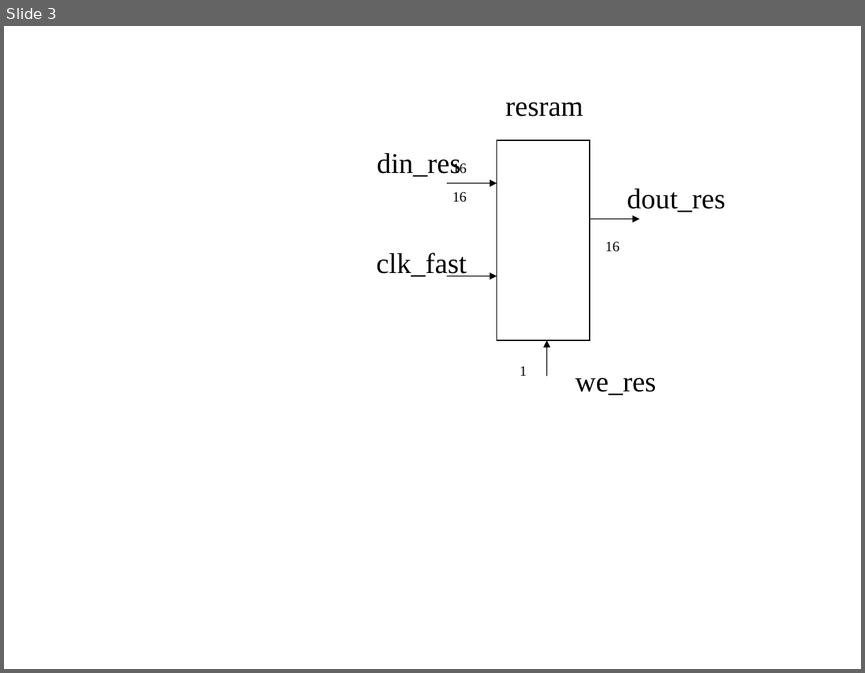
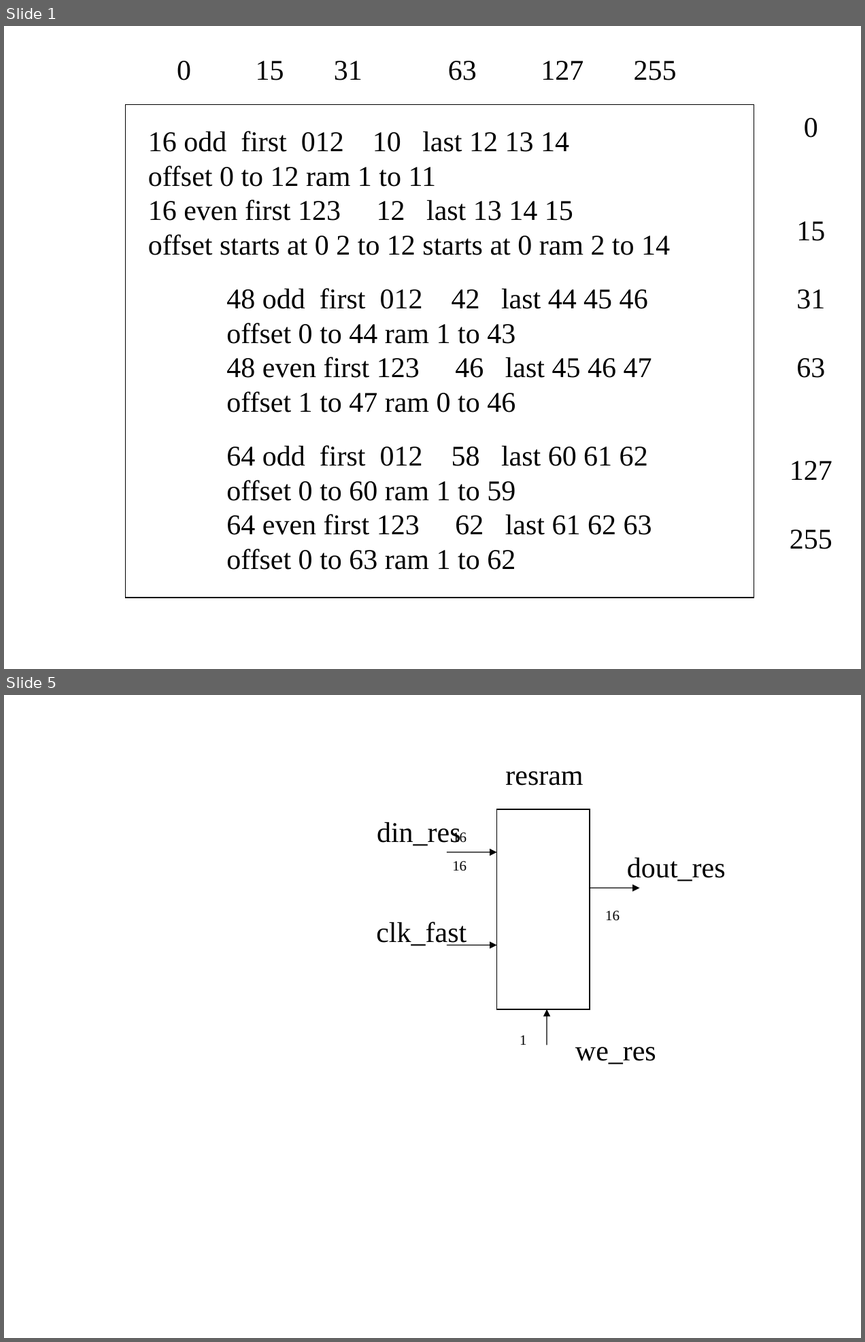
Before and after one commit to develone/jpeg-2000-test, a slide deck: jpeg2k/delay_mux.ppt. Shown one above the other, each under a label of ours: slide 3 before the commit, slides 1 and 5 after it; the slides between them are not shown. The pictures are 865x673 and 865x1342 pixels, drawn with LibreOffice and Linux fonts; fonts in the diff are those of the drawing. Boxes give left, top, right and bottom in pixels: in the first picture for what was removed or moved away, otherwise in the second. Text is boxed around its words. In the diff, an @@ line names an element or a change of style, - is before the commit and + after.

```diff
--- a/jpeg2k/delay_mux.ppt
+++ b/jpeg2k/delay_mux.ppt
@@ slide 1 added at box(4, 26, 861, 669), background #FFFFFF @@
@@ text added at box(177, 61, 677, 80), 24 pt, text #000000 @@
+0 15 31 63 127 255
@@ rectangle added at box(126, 105, 753, 597), outline #000000 0.74 pt @@
@@ text added at box(789, 118, 832, 549), 24 pt, text #000000 @@
+0
+15
+31
+63
+127
+255
@@ text added at box(148, 131, 670, 255), 24 pt, text #000000 @@
+16 odd first 012 10 last 12 13 14
+offset 0 to 12 ram 1 to 11
+16 even first 123 12 last 13 14 15
+offset starts at 0 2 to 12 starts at 0 ram 2 to 14
@@ text added at box(226, 288, 652, 412), 24 pt, text #000000 @@
+48 odd first 012 42 last 44 45 46
+offset 0 to 44 ram 1 to 43
+48 even first 123 46 last 45 46 47
+offset 1 to 47 ram 0 to 46
@@ text added at box(226, 445, 652, 569), 24 pt, text #000000 @@
+64 odd first 012 58 last 60 61 62
+offset 0 to 60 ram 1 to 59
+64 even first 123 62 last 61 62 63
+offset 0 to 63 ram 1 to 62
@@ what was slide 3 is now slide 5 @@
```
Also in this commit, not shown: 2 slides changed, 1 other slide added, 3 other files.
